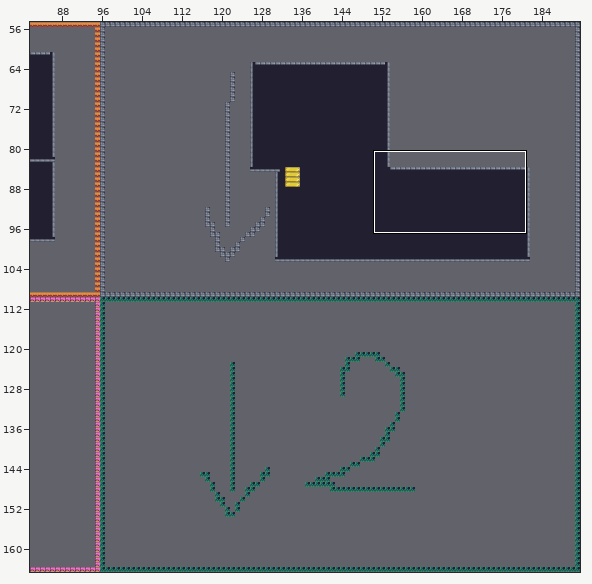
Tiled map, stored at assets/tiles/Level_Test3.tmx. Above: a wide view before the commit, with the close-up outlined.
Close-up. First the earlier version:
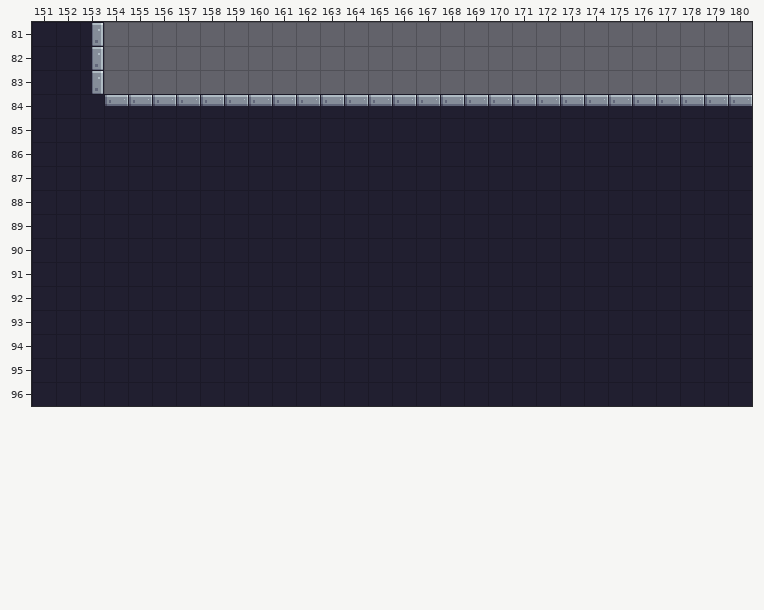
Cells are 16x16 px. Shown: x 151..180, y 81..96. The commit also changed other parts of the map, which this record leaves out.
New version:
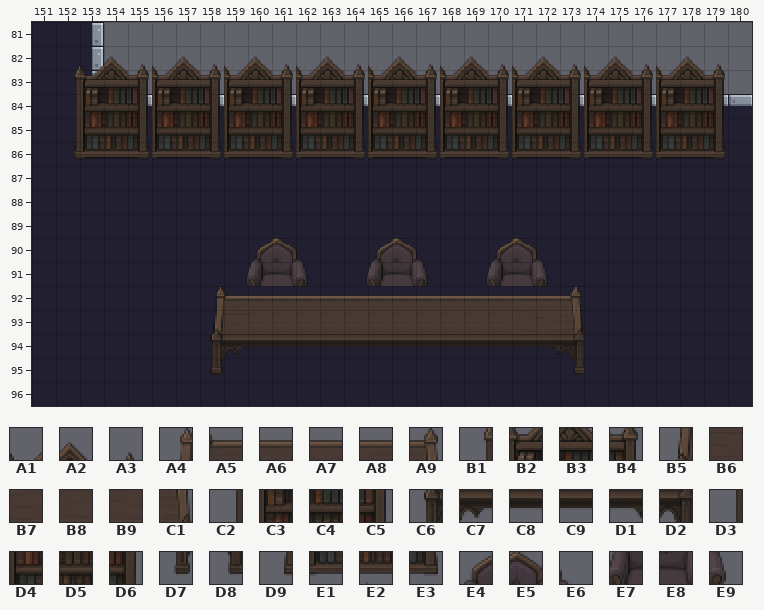
Key: from "furnitureTest": A1 9, A2 10, A3 11, A4 13, A5 14, A6 15, A7 16, A8 17, A9 18, B1 20, B2 21, B3 22, B4 23, B5 25, B6 26, B7 27, B8 28, B9 29, C1 30, C2 32, C3 33, C4 34, C5 35, C6 37, C7 38, C8 39, C9 40, D1 41, D2 42, D3 44, D4 45, D5 46, D6 47, D7 49, D8 54, D9 56, E1 57, E2 58, E3 59, E4 69, E5 70, E6 71, E7 81, E8 82, E9 83.
__ is an empty cell.
The commit says: Fixed mortal movement for not crossing the furniture
Diff:
Layer "Furniture":
y 82: x 153..179 __ __ __ __ __ __ __ __ __ __ __ __ __ __ __ __ __ __ __ __ __ __ __ __ __ __ __ -> A1 A2 A3 A1 A2 A3 A1 A2 A3 A1 A2 A3 A1 A2 A3 A1 A2 A3 A1 A2 A3 A1 A2 A3 A1 A2 A3
y 83: x 152..179 __ __ __ __ __ __ __ __ __ __ __ __ __ __ __ __ __ __ __ __ __ __ __ __ __ __ __ __ -> B1 B2 B3 B4 B2 B3 B4 B2 B3 B4 B2 B3 B4 B2 B3 B4 B2 B3 B4 B2 B3 B4 B2 B3 B4 B2 B3 B4
y 84: x 152..179 __ __ __ __ __ __ __ __ __ __ __ __ __ __ __ __ __ __ __ __ __ __ __ __ __ __ __ __ -> C2 C3 C4 C5 C3 C4 C5 C3 C4 C5 C3 C4 C5 C3 C4 C5 C3 C4 C5 C3 C4 C5 C3 C4 C5 C3 C4 C5
y 85: x 152..179 __ __ __ __ __ __ __ __ __ __ __ __ __ __ __ __ __ __ __ __ __ __ __ __ __ __ __ __ -> D3 D4 D5 D6 D4 D5 D6 D4 D5 D6 D4 D5 D6 D4 D5 D6 D4 D5 D6 D4 D5 D6 D4 D5 D6 D4 D5 D6
y 86: x 152..179 __ __ __ __ __ __ __ __ __ __ __ __ __ __ __ __ __ __ __ __ __ __ __ __ __ __ __ __ -> D9 E1 E2 E3 E1 E2 E3 E1 E2 E3 E1 E2 E3 E1 E2 E3 E1 E2 E3 E1 E2 E3 E1 E2 E3 E1 E2 E3
y 90: x 160..162 __ __ __ -> E4 E5 E6; x 165..167 __ __ __ -> E4 E5 E6; x 170..172 __ __ __ -> E4 E5 E6
y 91: x 160..162 __ __ __ -> E7 E8 E9; x 165..167 __ __ __ -> E7 E8 E9; x 170..172 __ __ __ -> E7 E8 E9
y 92: x 158..173 __ __ __ __ __ __ __ __ __ __ __ __ __ __ __ __ -> A4 A5 A6 A6 A6 A6 A6 A6 A6 A6 A6 A6 A6 A7 A8 A9
y 93: x 158..173 __ __ __ __ __ __ __ __ __ __ __ __ __ __ __ __ -> B5 B6 B7 B7 B7 B7 B7 B7 B7 B7 B7 B7 B7 B8 B9 C1
y 94: x 158..173 __ __ __ __ __ __ __ __ __ __ __ __ __ __ __ __ -> C6 C7 C8 C8 C8 C8 C8 C8 C8 C8 C8 C8 C8 C9 D1 D2
y 95: x 158 __ -> D7; x 173 __ -> D8
Boxes around the changes in both close-ups, in picture pixels (x1, y1, x2, y2):
added: (74, 56, 725, 166)
added: (210, 238, 584, 375)
